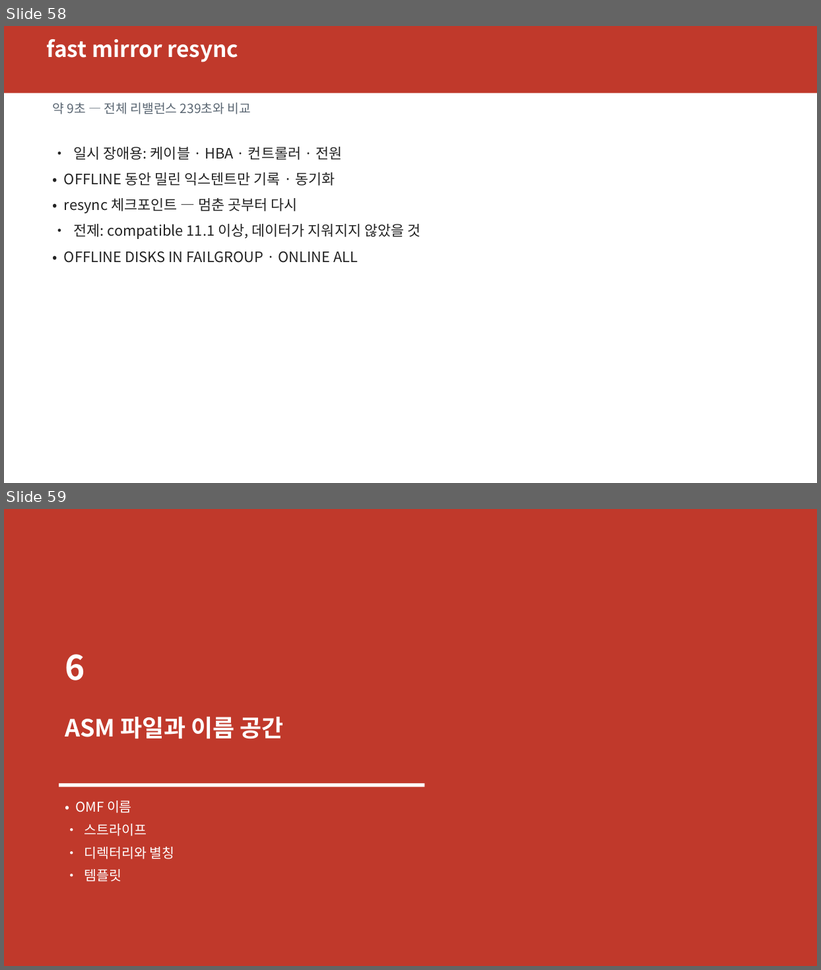
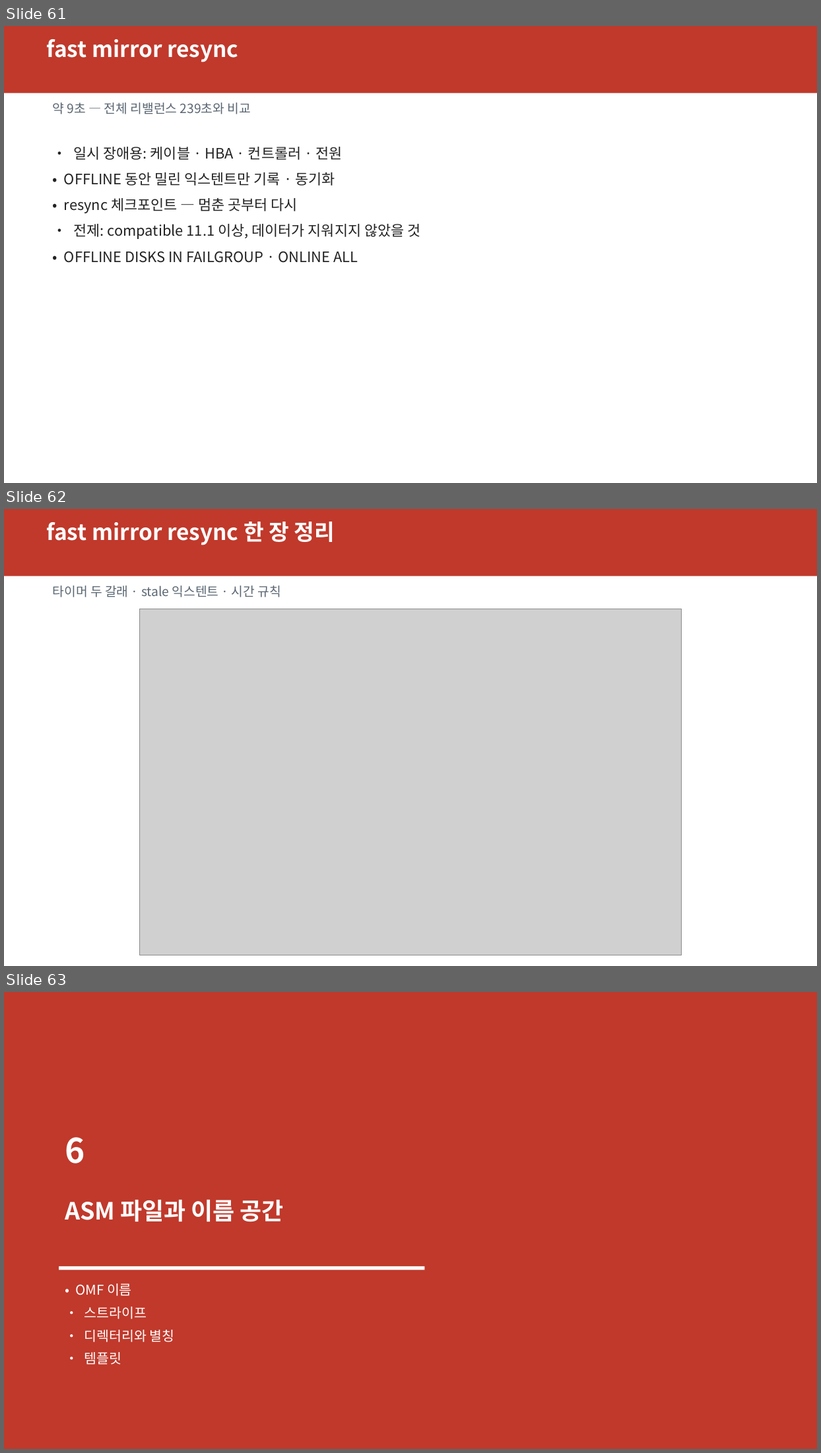
Before and after one commit to elpisk/OracleManual, a slide deck: RAC/5일과정/아키텍처/ASM19c_기술아키텍처.pptx. Shown one above the other, each under a label of ours: slides 58 and 59 before the commit, slides 61, 62 and 63 after it. The pictures are 821x970 and 821x1453 pixels, drawn with LibreOffice and Linux fonts; fonts in the diff are those of the drawing; grey boxes stand for pictures. Boxes give left, top, right and bottom in pixels: in the first picture for what was removed or moved away, otherwise in the second. Text is boxed around its words. In the diff, an @@ line names an element or a change of style, - is before the commit and + after.

```diff
--- a/RAC/5일과정/아키텍처/ASM19c_기술아키텍처.pptx
+++ b/RAC/5일과정/아키텍처/ASM19c_기술아키텍처.pptx
@@ slide 62 added at [4,509,817,966], background #FFFFFF @@
@@ rectangle added at [4,509,817,576], fill #C0392B @@
@@ text added at [46,522,335,545], 26 pt, text #FFFFFF, bold @@
+fast mirror resync 한 장 정리
@@ text added at [53,586,281,597], 15 pt, text #5A6672 @@
+타이머 두 갈래 · stale 익스텐트 · 시간 규칙
@@ picture added at [140,609,682,956] @@
@@ what was slide 58 is now slide 61 @@
@@ what was slide 59 is now slide 63 @@
```
Also in this commit, not shown: 2 slides changed, 3 other slides added, 1 slide removed, 5 other files.
